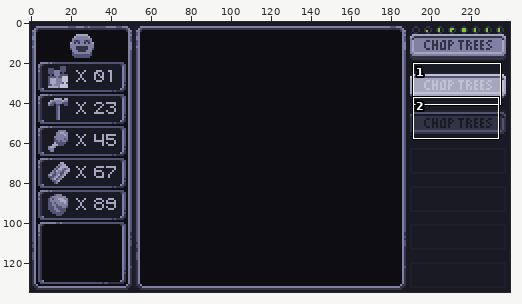
Two states of a pixel-art file, assets/images/UI/screen-test.ase. Above, an overview of the earlier version with the close-up marked.
Close-up. First the earlier version:
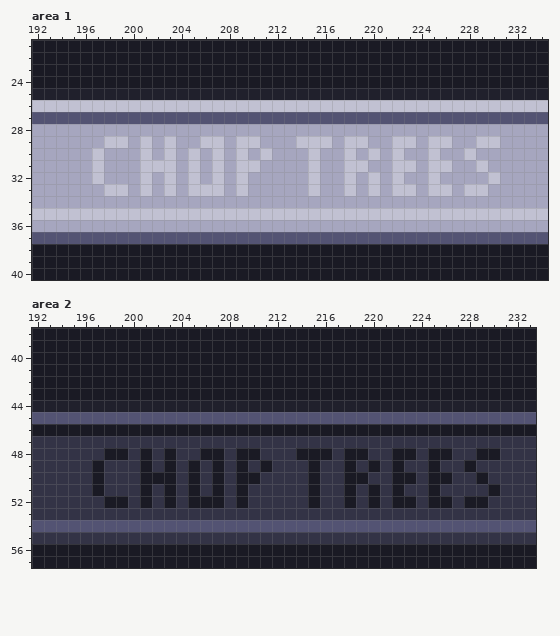
240x135 pixels, 1 frame. Colours within 5 levels of each other are drawn and written as one. Shown: area 1: x 192..234, y 21..40; area 2: x 192..233, y 38..57. The commit also changed other parts of the picture, which this record leaves out.
The result:
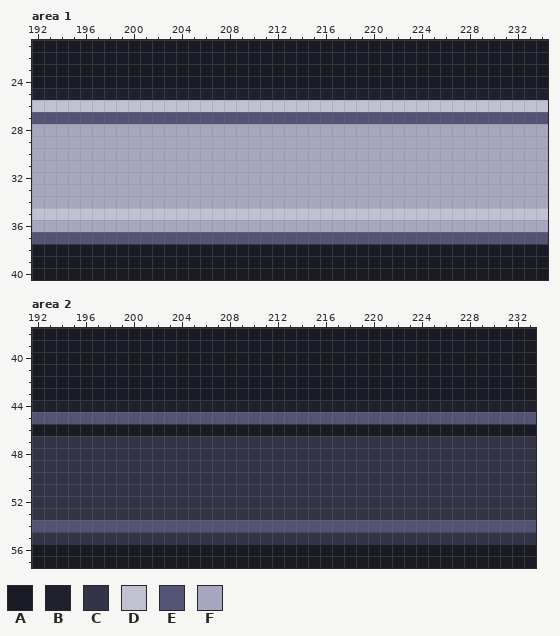
Palette (. is transparent): A #1a1a24  B #20202c  C #333346  D #c1c1d2  E #535373  F #a6a6bf
Diff:
layer "text" now hidden
Changed rows in their new state; - is an unchanged pixel.
Area 1:
first column x 197:
29 -FF-F-F--FF-FF---FFF-FF--FF-FF--FF
30 F---F-F-F-F-F-F---F--F-F-F--F--F--
31 F---FFF-F-F-FF----F--FF--FF-FF--F-
32 F---F-F-F-F-F-----F--F-F-F--F----F
33 -FF-F-F-FFF-F-----F--F-F-FF-FF-FF-
Area 2:
first column x 197:
48 -CC-C-C--CC-CC---CCC-CC--CC-CC--CC
49 C---C-C-C-C-C-C---C--C-C-C--C--C--
50 C---CCC-C-C-CC----C--CC--CC-CC--C-
51 C---C-C-C-C-C-----C--C-C-C--C----C
52 -CC-C-C-CCC-C-----C--C-C-CC-CC-CC-
